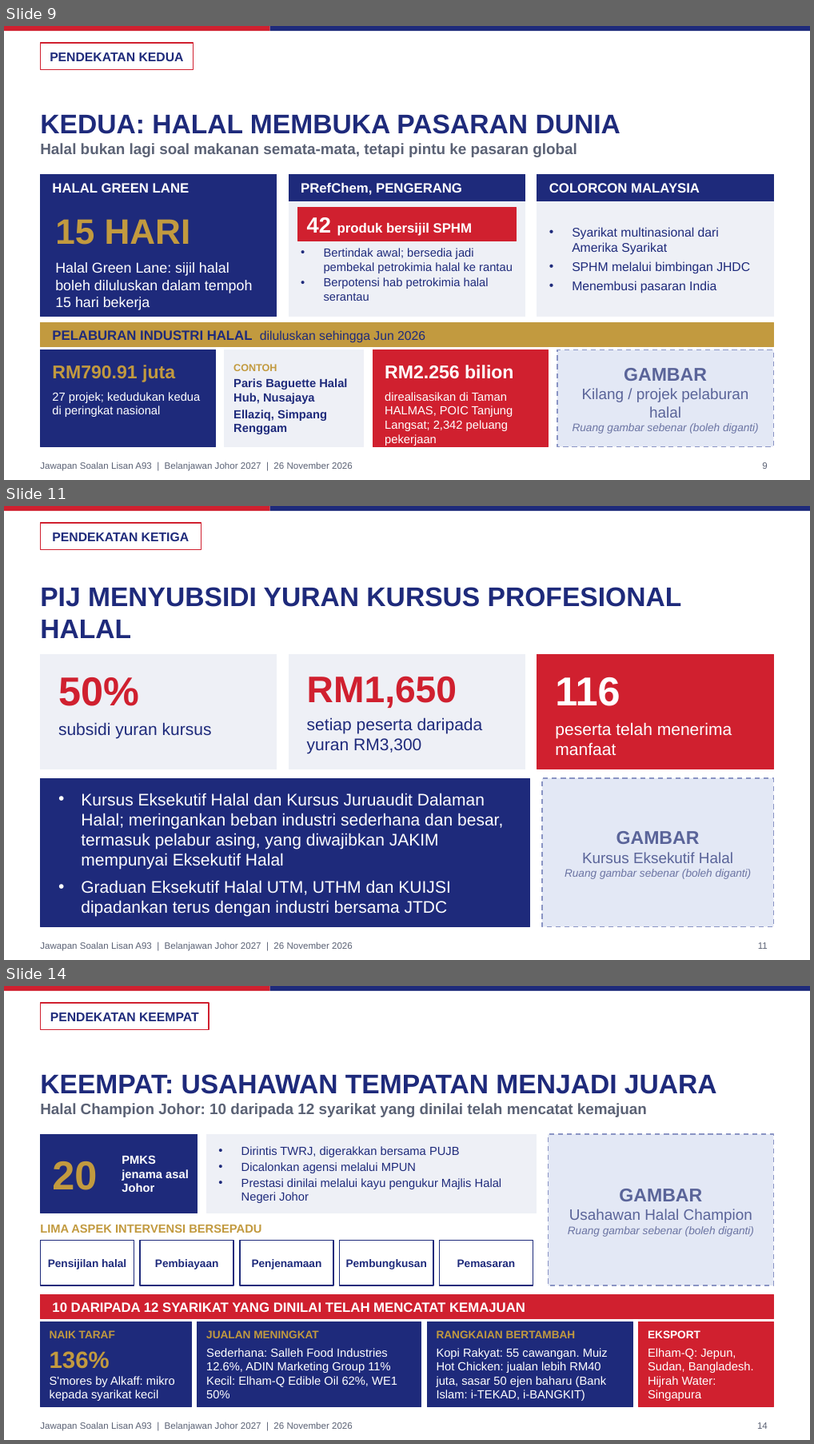
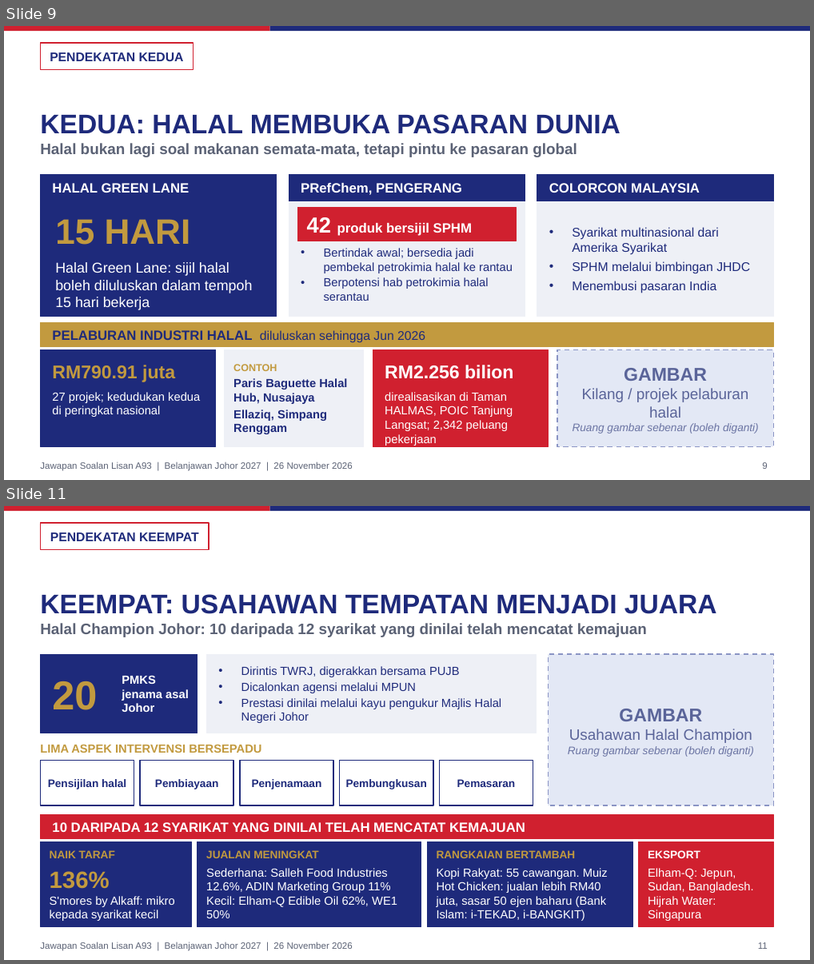
Before and after one commit to nawaljoe/Nawal, a slide deck: slides/A93_Halal_Johor_16x9.pptx. Shown one above the other, each under a label of ours: slides 9, 11 and 14 before the commit, slides 9 and 11 after it; the slides between them are not shown. The pictures are 814x1444 and 814x964 pixels, drawn with LibreOffice and Linux fonts; fonts in the diff are those of the drawing; background and template pictures are left out. Boxes give left, top, right and bottom in pixels: in the first picture for what was removed or moved away, otherwise in the second. Text is boxed around its words. In the diff, an @@ line names an element or a change of style, - is before the commit and + after.

```diff
--- a/slides/A93_Halal_Johor_16x9.pptx
+++ b/slides/A93_Halal_Johor_16x9.pptx
@@ slide 11 removed at [4, 506, 810, 960], background #FFFFFF; not listed: 3 template elements that a slide beside it also shows @@
@@ rectangle removed at [40, 523, 202, 549] @@
@@ text removed at [52, 532, 189, 541] @@
-PENDEKATAN KETIGA
@@ title removed at [40, 587, 682, 638] @@
-PIJ MENYUBSIDI YURAN KURSUS PROFESIONAL HALAL
@@ rectangle removed at [40, 654, 277, 769] @@
@@ rectangle removed at [289, 654, 526, 769] @@
@@ rectangle removed at [538, 654, 774, 769] @@
@@ text removed at [58, 677, 139, 706] @@
-50%
@@ text removed at [307, 676, 457, 708] @@
-RM1,650
@@ text removed at [555, 677, 620, 706] @@
-116
@@ text removed at [307, 717, 483, 754] @@
-setiap peserta daripada yuran RM3,300
@@ text removed at [58, 722, 212, 738] @@
-subsidi yuran kursus
@@ text removed at [555, 722, 732, 755] @@
-peserta telah menerima manfaat
@@ rectangle removed at [40, 778, 530, 927] @@
@@ text removed at [81, 792, 503, 916] @@
-• Kursus Eksekutif Halal dan Kursus Juruaudit Dalaman Halal; meringankan beban industri sederhana dan besar, termasuk pelabur asing, yang diwajibkan JAKIM mempunyai Eksekutif Halal
-• Graduan Eksekutif Halal UTM, UTHM dan KUIJSI dipadankan terus dengan industri bersama JTDC
@@ rectangle removed at [542, 778, 774, 927] @@
@@ text removed at [565, 831, 752, 879] @@
-GAMBAR
-Kursus Eksekutif Halal
-Ruang gambar sebenar (boleh diganti)
@@ page number removed at [758, 942, 768, 948] @@
-11
@@ what was slide 14 is now slide 11 @@
@@ page number at [758, 942, 768, 948]: text changed @@
-14
+11
```
Also in this commit, not shown: 1 slide changed, 2 other slides removed, 4 other files.
